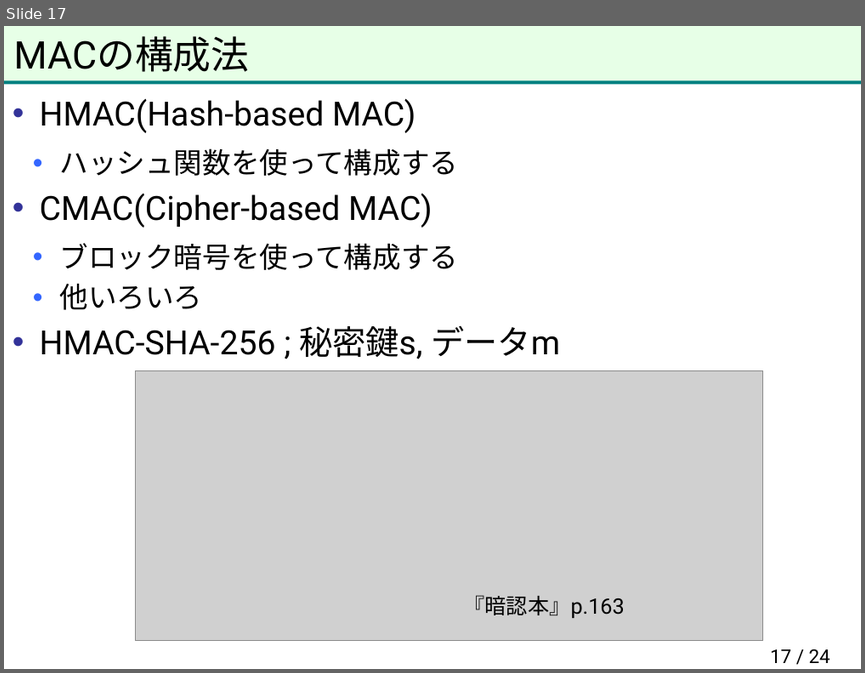
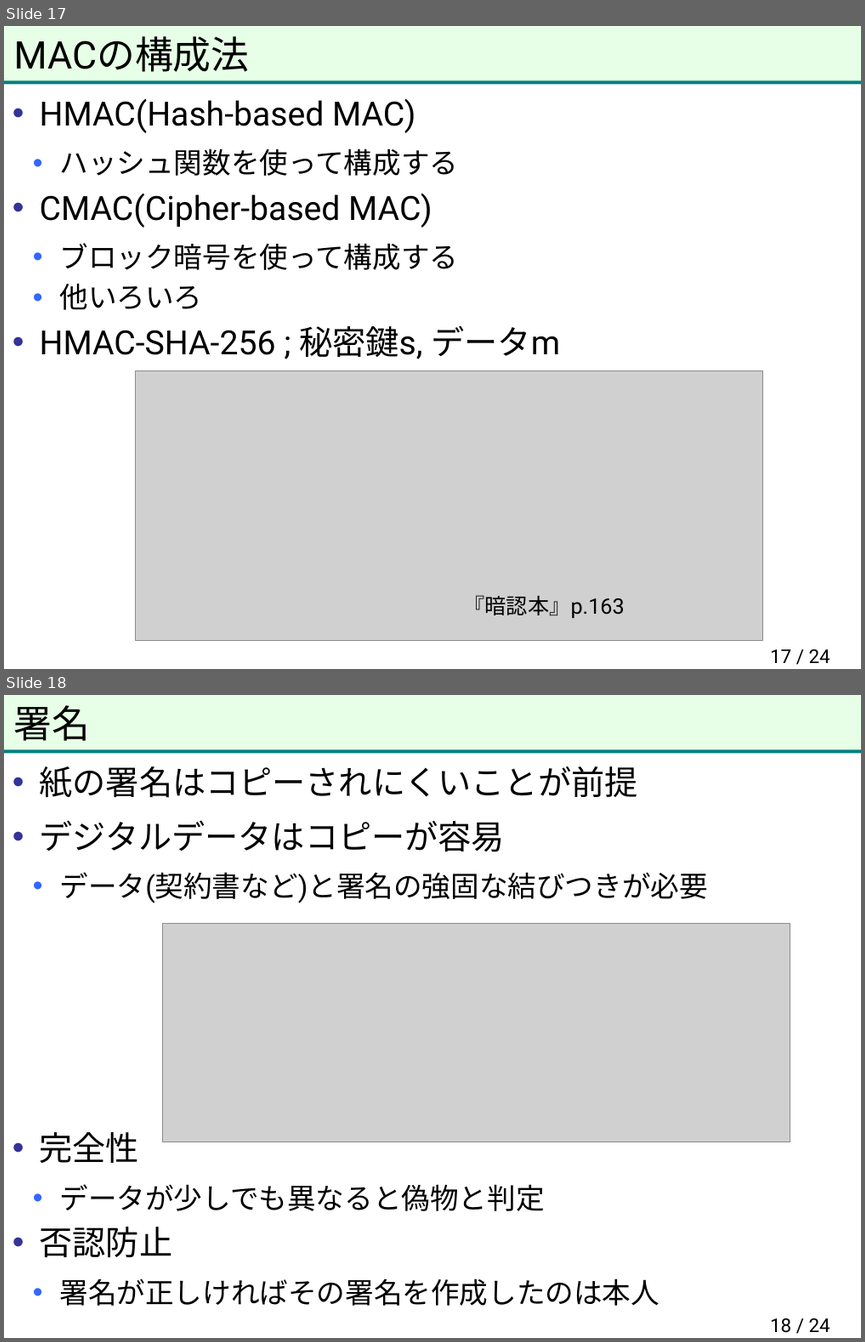
Before and after one commit to herumi/anninbon, a slide deck: lec/anninbon7.pptx. Shown one above the other, each under a label of ours: slide 17 before the commit, slides 17 and 18 after it. The pictures are 865x673 and 865x1342 pixels, drawn with LibreOffice and Linux fonts; fonts in the diff are those of the drawing; grey boxes stand for pictures; background and template pictures are left out. Boxes give left, top, right and bottom in pixels: in the first picture for what was removed or moved away, otherwise in the second. Text is boxed around its words. In the diff, an @@ line names an element or a change of style, - is before the commit and + after.

```diff
--- a/lec/anninbon7.pptx
+++ b/lec/anninbon7.pptx
@@ slide 18 added at (4, 695, 861, 1338), background #FFFFFF; not listed: 2 template elements that a slide beside it also shows @@
@@ title added at (14, 705, 91, 741), 32 pt, text #000000 @@
+署名
@@ text added at (40, 766, 707, 1305), 24 pt, text #000000 @@
+• 紙の署名はコピーされにくいことが前提
+• デジタルデータはコピーが容易
+  • データ(契約書など)と署名の強固な結びつきが必要
+• 完全性
+  • データが少しでも異なると偽物と判定
+• 否認防止
+  • 署名が正しければその署名を作成したのは本人
@@ picture added at (162, 923, 789, 1141) @@
@@ page number added at (770, 1318, 830, 1333), 16 pt, text #000000 @@
+18 / 24
```
Also in this commit, not shown: 9 other slides added.
